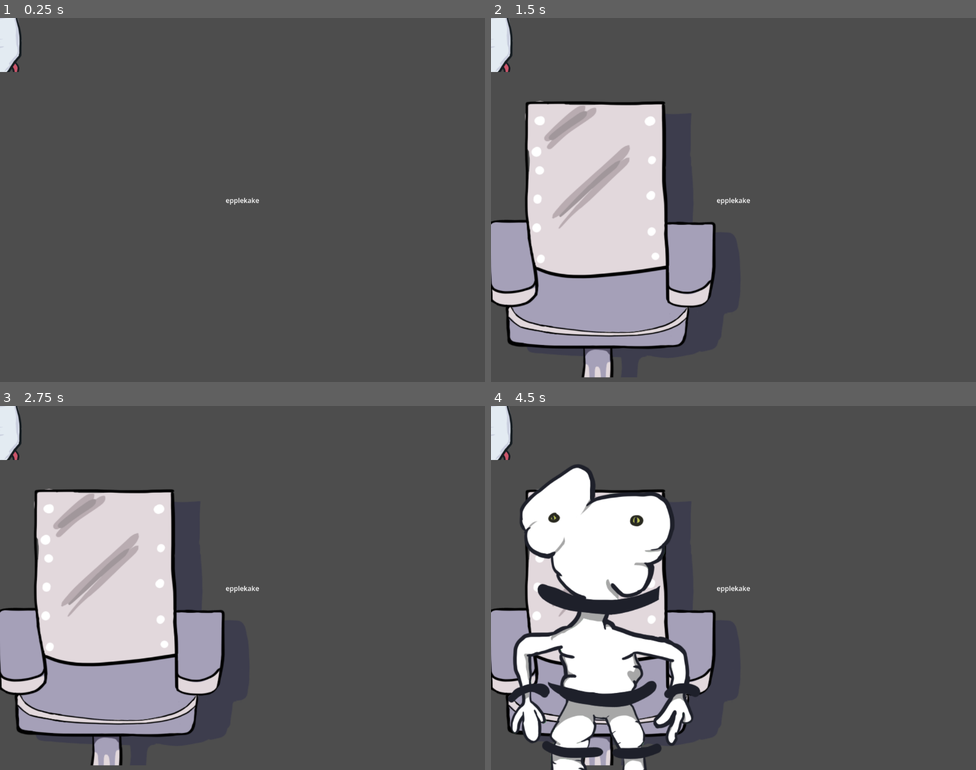
Above: before the commit, frames 1-4 (two rows, left to right).
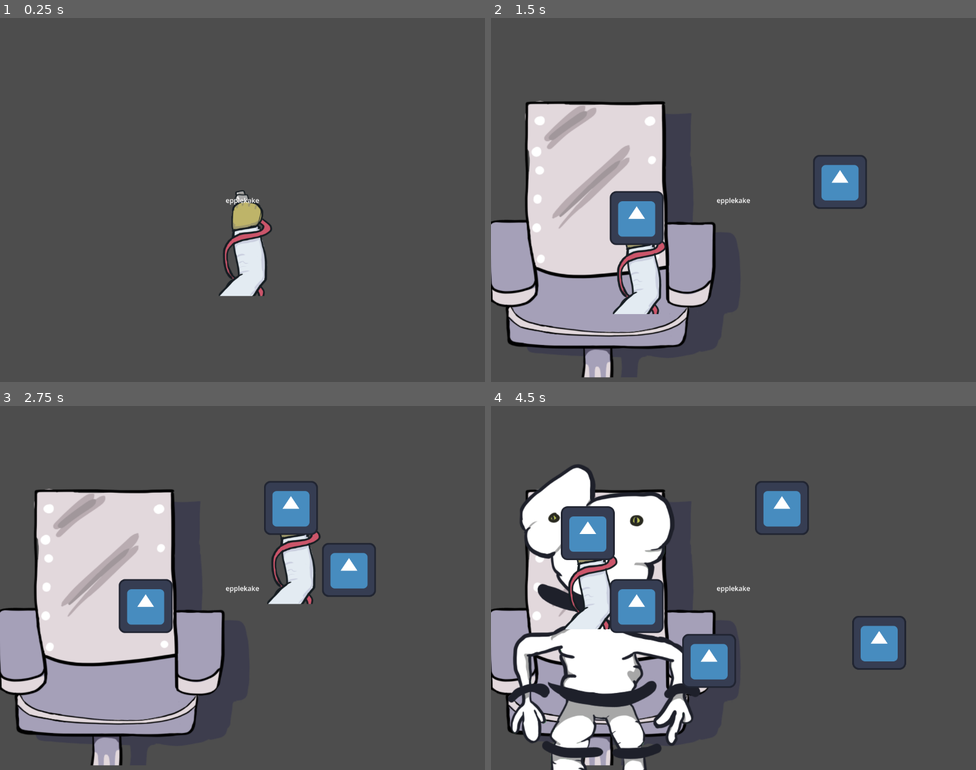
Above: after the commit, the same moments.

Repository: Slideshow776/Global-Game-Jam-2026
Game: Godot game, scene res://scenes/game.tscn
Same seed, same stepped clock (60 frames per second), same inputs: the game is played once before the commit and once after it. The engine's default icon, where the game draws it, is replaced by a stand-in: a white triangle on a blue panel in a dark square.
Inputs (mouse positions are in pixels of both pictures, inside the frame that each line leads up to):
- Up to frame 1 (0.25 s): no input
- Up to frame 2 (1.5 s): tap Enter at 0.5, 0.6 s; move the mouse to (840, 181) at 0.52 s; click (840, 181) at 0.67 s; tap Space at 1.25 s; move the mouse to (636, 218) at 1.27 s; tap F at 1.35 s; click (636, 218) at 1.42 s
- Up to frame 3 (2.75 s): tap Enter at 2, 2.1 s; move the mouse to (291, 507) at 2.02 s; click (291, 507) at 2.17 s
- Up to frame 4 (4.5 s): tap Space at 2.75, 4.25 s; move the mouse to (709, 660) at 2.77 s; tap F at 2.85, 4.35 s; click (709, 660) at 2.92 s; tap Enter at 3.5, 3.6 s; move the mouse to (879, 642) at 3.52 s; click (879, 642) at 3.67 s; move the mouse to (588, 533) at 4.27 s; click (588, 533) at 4.42 s

The runs differ from the first frame. In frame 1, 2.5% of the frame differs, in the area x 0-57%, y 0-77%; in frame 2, 4.5%; in frame 3, 5.6%; in frame 4, 8.3%, in the area x 0-86%, y 0-78%.
Error before the commit: Parse Error: Identifier "GameState" not declared in the current scope. (res://scenes/gun.gd:15)

Commit message:
Fix GameState

Diff:
--- a/project.godot
+++ b/project.godot
@@ -15,6 +15,10 @@
 config/features=PackedStringArray("4.6", "GL Compatibility")
 config/icon="res://assets/images/icon.svg"
 
+[autoload]
+
+GameState="*uid://q4xdlkx4w7yw"
+
 [display]
 
 window/size/viewport_height=864
@@ -22,10 +26,6 @@
 [dotnet]
 
 project/assembly_name="GGJ2026OSLO"
-
-[editor_plugins]
-
-enabled=PackedStringArray("res://addons/godot-vim/plugin.cfg")
 
 [physics]
 
Not shown, added: assets/images/background.png.import
Not shown, added: assets/images/fps_mask.png.import
Not shown, added: assets/itch.io/banner.png.import
Not shown, changed: game_state.gd.uid
